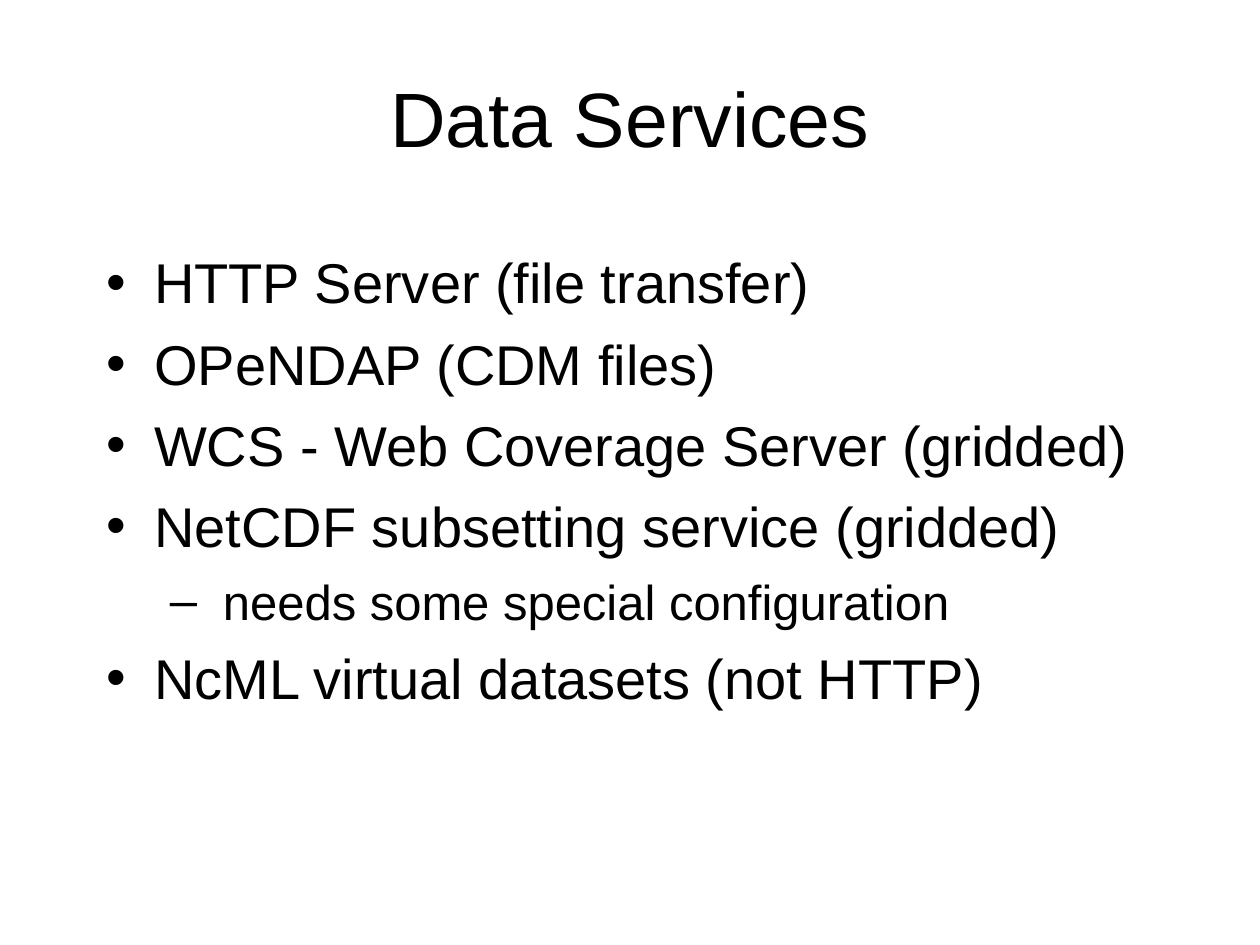
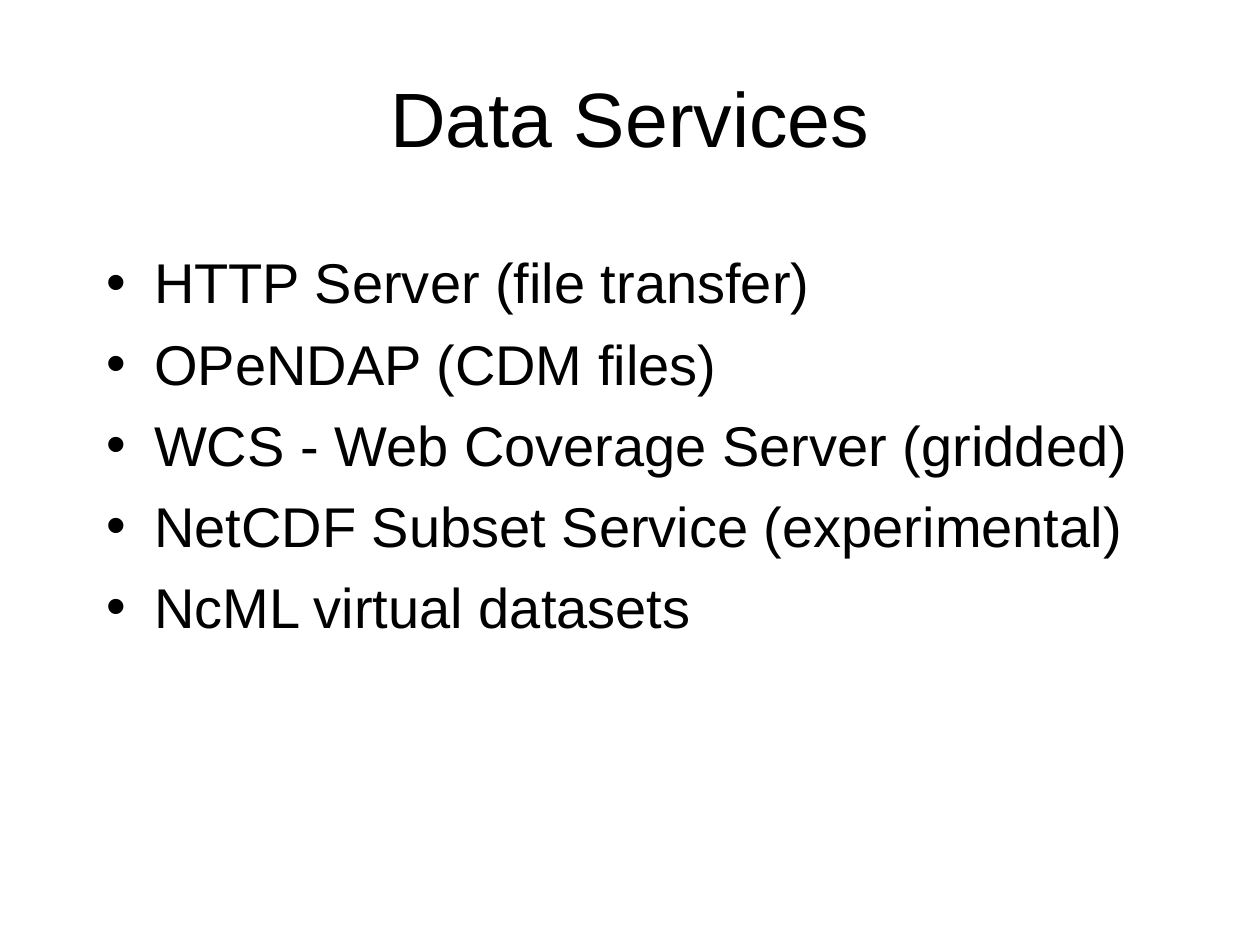
Before and after one commit to ooici-eoi/THREDDS, a slide deck: slide 4 of docs/web/thredds/tech/tutorial/TDSOverview.ppt (slide 3 before the commit). Drawn at 1260x945 pixels with LibreOffice and Linux fonts; fonts in the diff are those of the drawing; background and template pictures are left out. Boxes give left, top, right and bottom in pixels: in the first picture for what was removed or moved away, otherwise in the second. Text is boxed around its words. In the diff, an @@ line names an element or a change of style, - is before the commit and + after.

```diff
--- a/docs/web/thredds/tech/tutorial/TDSOverview.ppt
+++ b/docs/web/thredds/tech/tutorial/TDSOverview.ppt
@@ text at (154,506,1122,629): text changed @@
-• NetCDF subsetting service (gridded)
-  – needs some special configuration
-• NcML virtual datasets (not HTTP)
+• NetCDF Subset Service (experimental)
+• NcML virtual datasets
```
Also in this commit, not shown: 9 other slides changed, 4 slides added, 1 slide removed, 16 other files.
